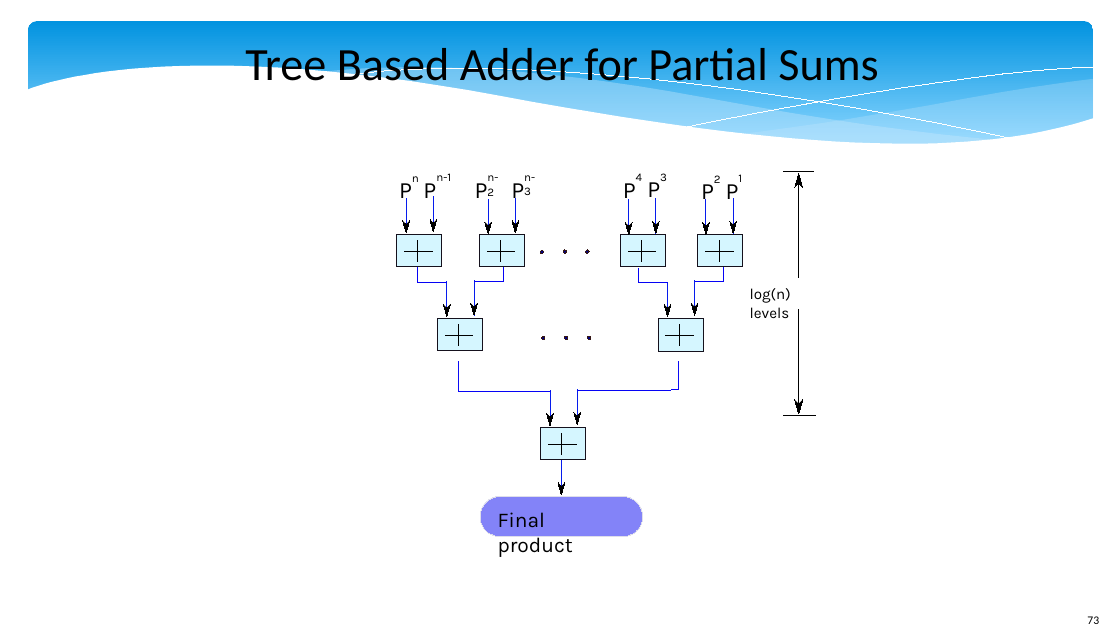
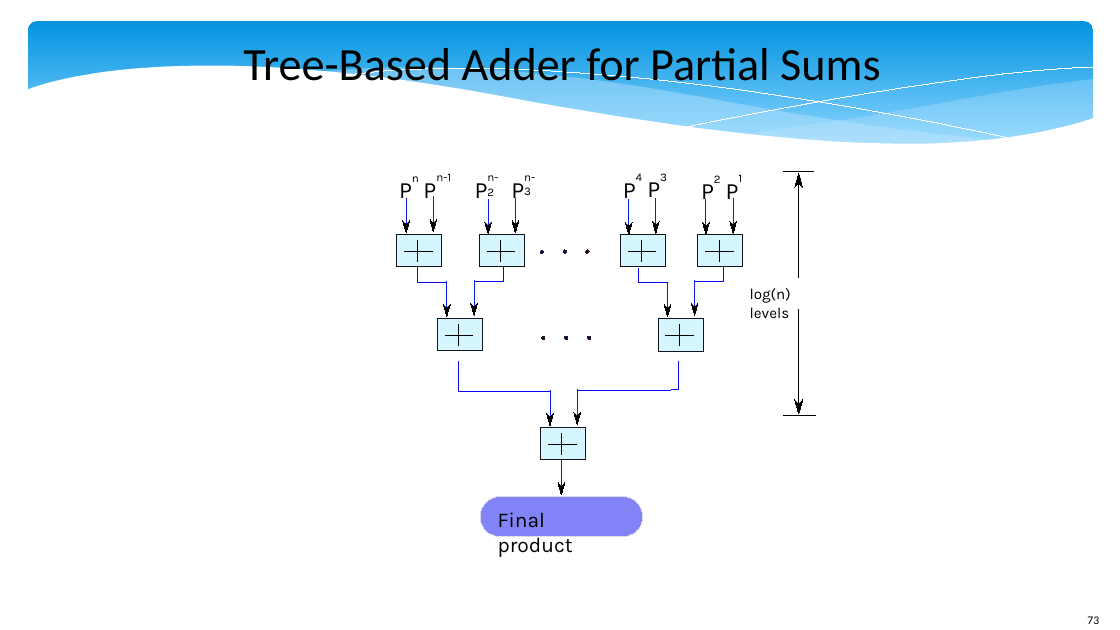
Before and after one commit to srsarangi/srsarangi.github.io, a slide deck: slide 73 of files/bookppts/Chapter_08_Computer_Arithmetic_1.pptx. Drawn at 1120x630 pixels with LibreOffice and Linux fonts; fonts in the diff are those of the drawing. Boxes give left, top, right and bottom in pixels: in the first picture for what was removed or moved away, otherwise in the second. Text is boxed around its words. In the diff, an @@ line names an element or a change of style, - is before the commit and + after.

```diff
--- a/files/bookppts/Chapter_08_Computer_Arithmetic_1.pptx
+++ b/files/bookppts/Chapter_08_Computer_Arithmetic_1.pptx
@@ title at (243,48,880,91): text changed @@
-Tree Based Adder for Partial Sums
+Tree-Based Adder for Partial Sums
```
Also in this commit, not shown: 3 other slides changed.
